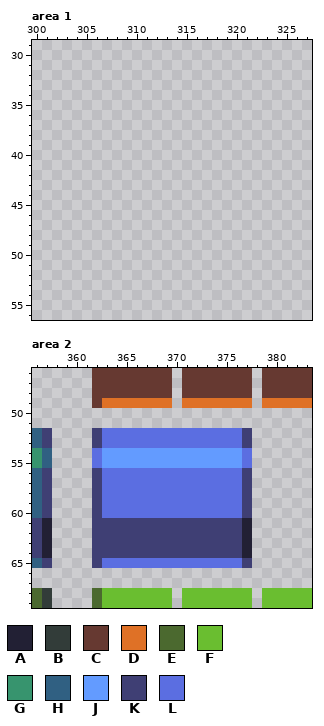
File history of a pixel-art file, demos/art/gui/golden.ase. Above is the file before it was changed.
848x669 pixels, 1 frame. Shown: area 1: x 300..327, y 29..56; area 2: x 356..383, y 46..69.
Palette (. is transparent): A #222034  B #323c39  C #663931  D #df7126  E #4b692f  F #6abe30  G #37946e  H #306082  J #639bff  K #3f3f74  L #5b6ee1
Pixels before, area 2, first column x 356:
46 ......CCCCCCCC.CCCCCCC.CCCCC
47 ......CCCCCCCC.CCCCCCC.CCCCC
48 ......CCCCCCCC.CCCCCCC.CCCCC
49 ......CDDDDDDD.DDDDDDD.DDDDD
50 ............................
51 ............................
52 HK....KLLLLLLLLLLLLLLK......
53 HK....KLLLLLLLLLLLLLLK......
54 GH....LJJJJJJJJJJJJJJL......
55 GH....LJJJJJJJJJJJJJJL......
56 HK....KLLLLLLLLLLLLLLK......
57 HK....KLLLLLLLLLLLLLLK......
58 HK....KLLLLLLLLLLLLLLK......
59 HK....KLLLLLLLLLLLLLLK......
60 HK....KLLLLLLLLLLLLLLK......
61 KA....KKKKKKKKKKKKKKKA......
62 KA....KKKKKKKKKKKKKKKA......
63 KA....KKKKKKKKKKKKKKKA......
64 KA....KKKKKKKKKKKKKKKA......
65 HK....KLLLLLLLLLLLLLLK......
66 ............................
67 ............................
68 EB....EFFFFFFF.FFFFFFF.FFFFF
69 EB....EFFFFFFF.FFFFFFF.FFFFF
Once edited:
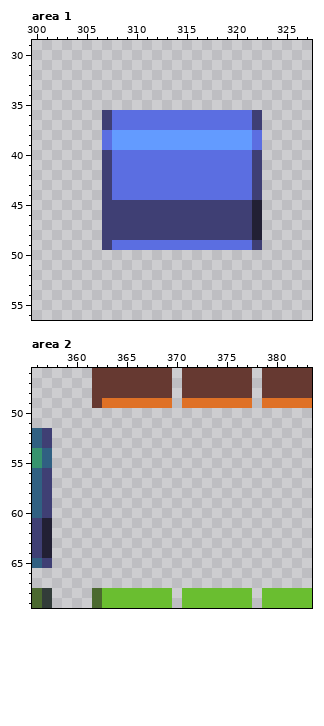
From old to new:
Changed rows in their new state; - is an unchanged pixel.
Area 1:
first column x 307:
36 KLLLLLLLLLLLLLLK
37 KLLLLLLLLLLLLLLK
38 LJJJJJJJJJJJJJJL
39 LJJJJJJJJJJJJJJL
40 KLLLLLLLLLLLLLLK
41 KLLLLLLLLLLLLLLK
42 KLLLLLLLLLLLLLLK
43 KLLLLLLLLLLLLLLK
44 KLLLLLLLLLLLLLLK
45 KKKKKKKKKKKKKKKA
46 KKKKKKKKKKKKKKKA
47 KKKKKKKKKKKKKKKA
48 KKKKKKKKKKKKKKKA
49 KLLLLLLLLLLLLLLK
Area 2:
first column x 362:
52 ................
53 ................
54 ................
55 ................
56 ................
57 ................
58 ................
59 ................
60 ................
61 ................
62 ................
63 ................
64 ................
65 ................
Boxes around the changes in both pictures, in picture pixels (x1, y1, x2, y2):
added: (102, 110, 262, 250)
erased: (92, 428, 252, 568)
